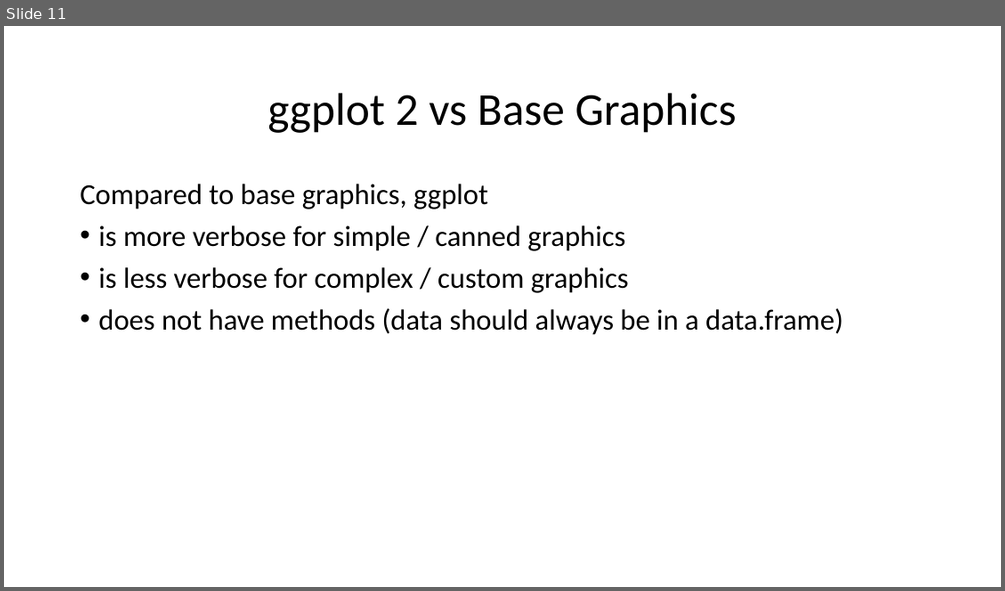
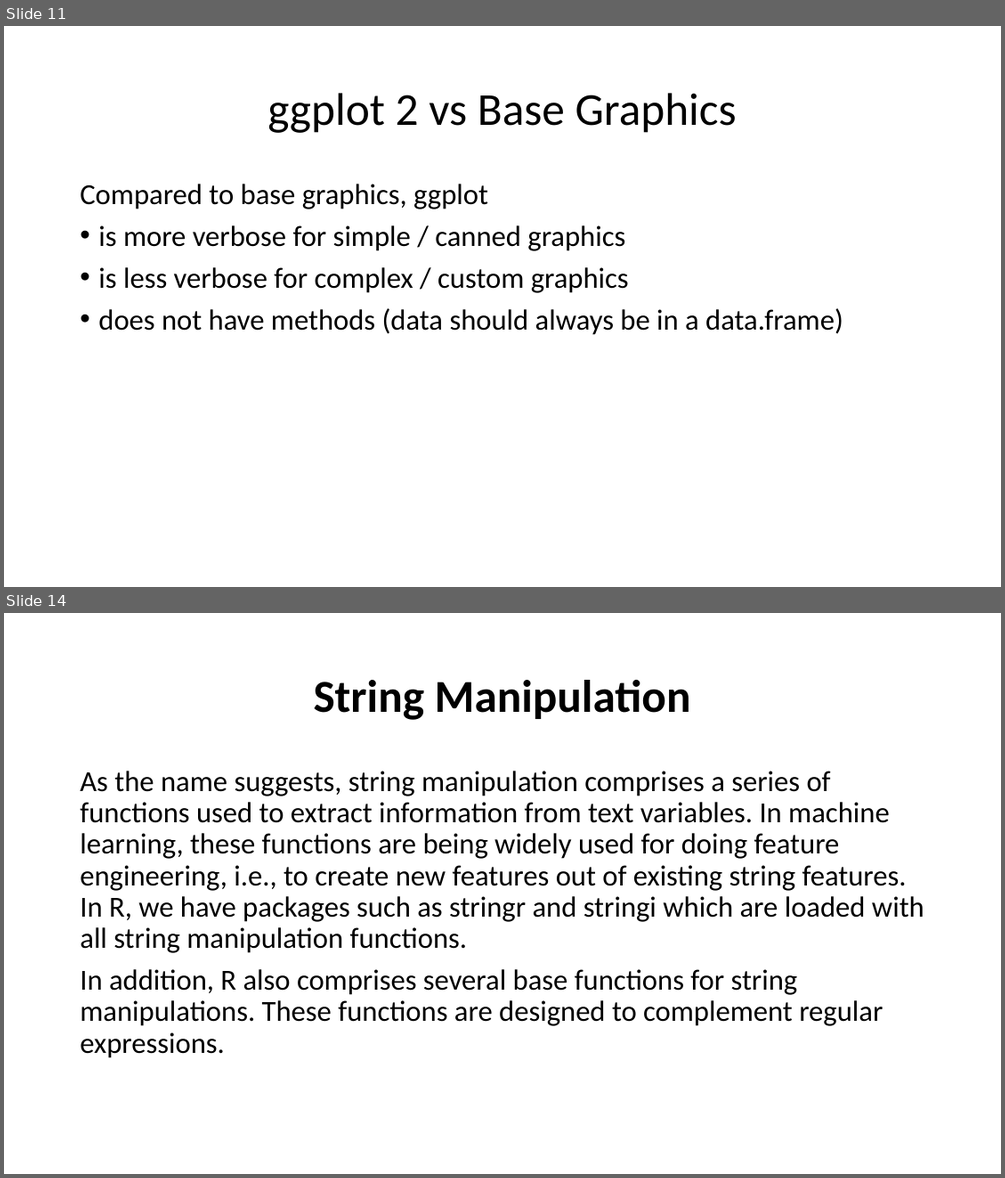
Before and after one commit to brainmentorspvtltd/R_OnlineTraining, a slide deck: RProgramming_ppt.pptx. Shown one above the other, each under a label of ours: slide 11 before the commit, slides 11 and 14 after it; the slides between them are not shown. The pictures are 1005x591 and 1005x1178 pixels, drawn with LibreOffice and Linux fonts; fonts in the diff are those of the drawing. Boxes give left, top, right and bottom in pixels: in the first picture for what was removed or moved away, otherwise in the second. Text is boxed around its words. In the diff, an @@ line names an element or a change of style, - is before the commit and + after.

```diff
--- a/RProgramming_ppt.pptx
+++ b/RProgramming_ppt.pptx
@@ slide 14 added at [4, 613, 1001, 1174], background #FFFFFF @@
@@ title added at [314, 680, 691, 720], 44 pt, text #000000, bold @@
+String Manipulation
@@ text added at [80, 771, 924, 1058], 28 pt, text #000000 @@
+As the name suggests, string manipulation comprises a series of functions used to extract information from text variables. In machine learning, these functions are being widely used for doing feature engineering, i.e., to create new features out of existing string features. In R, we have packages such as stringr and stringi which are loaded with all string manipulation functions.
+In addition, R also comprises several base functions for string manipulations. These functions are designed to complement regular expressions.
```
Also in this commit, not shown: 14 other slides added, 3 other files.
